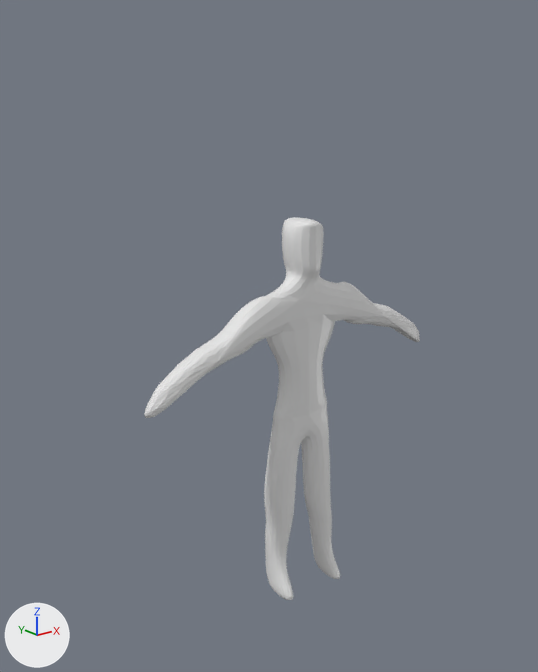
The Blender file src/Blender/detective.blend: old version first, new version second.
One viewpoint serves both versions: a camera (50 mm lens) standing at (-10.21, -11.62, 6.55) and looking at (-0.88, 0.04, 1.89). Lighting does not change. The marker at lower left points along +X, +Y and +Z.
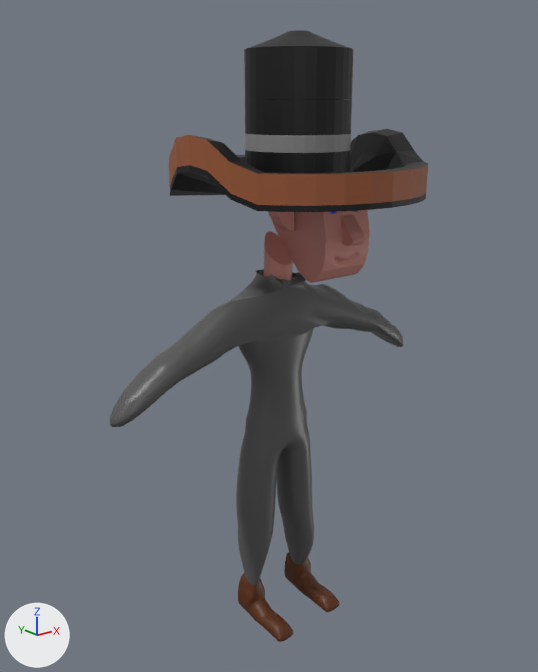
Commit message: detective qui marche + modele Cthulhu

Edits to the bpy script that builds the scene:
```text
Change mat_material:
    mat_material.base_color: (0.8, 0.8, 0.8) -> (0.0908, 0.0908, 0.0908)  # white #e7e7e7 -> dark grey #555555
Change me_cube:
    remove me_cube.from_pydata(...)  # 172 vertices, 139 faces; spans x -4.1..4.07, y -1.0..0.47, z -4.54..4.3
    add me_cube.from_pydata(...)  # 382 vertices, 320 faces; spans x -4.1..4.07, y -0.71..0.34, z -4.79..3.27
    me_cube part 1: a new loose piece of 108 vertices spanning x -0.91..-0.4, y -0.71..0.22, z -4.79..-3.72, in mat_material_010 (brown #582900)
    me_cube part 2: a new loose piece of 108 vertices spanning x 0.49..1.0, y -0.71..0.22, z -4.69..-3.73, in mat_material_009 (brown #582900)
    me_cube part 3
    16 vertices are removed from x -0.97..0.95, y -1.0..0.31, z -4.54..-3.73
    18 faces are deleted
    8 vertices are added at x -0.84..0.87, y -0.12..0.19, z -3.9..-3.83
    8 new faces join them, mat_material (dark grey #555555)
    me_cube part 4
    24 vertices are removed from x -0.48..0.47, y -0.44..0.47, z 3.04..4.3
    25 faces are deleted
    38 vertices move from x -3.25..3.25, y -0.28..0.31, z 1.48..2.83 to x -3.27..3.27, y -0.35..0.34, z 1.48..2.87
    26 vertices are added at x -0.42..0.53, y -0.29..0.31, z 3.09..3.27
    4 new faces join them, mat_material (dark grey #555555)
    me_cube part 5: 96 kept faces spanning x -4.1..4.07, y -0.35..0.34, z -3.34..2.87 are now shaded smooth
    add me_cube.materials.append(mat_material_010)  # brown #582900
    add me_cube.materials.append(mat_material_009)  # brown #582900
Change ob_cube:
    ob_cube.location: (0.0, 0.0, 0.0) -> (-0.72, -0.04, 0.03)
    ob_cube.scale: (1.0, 1.0, 1.0) -> (1.0, 1.68, 1.0)
Add ob_chapeau:
    ob_chapeau = bpy.data.objects.new('Chapeau', me_cylinder_005)  # 896 vertices, 833 faces; spans x -2.47..2.45, y -2.48..2.44, z -1.16..0.79; in mat_material_002 (black #000000), mat_material_003 (grey #8a8a8a), mat_material_004 (brown #975532)
    ob_chapeau.location = (-0.62, -0.5, 6.6)
    ob_chapeau.scale = (1.0, 1.0, 1.5)
Add ob_cou:
    ob_cou = bpy.data.objects.new('Cou', me_cylinder_003)  # 64 vertices, 34 faces; spans x -1.0..1.0, y -1.0..1.0, z -1.0..3.16; in mat_material_011 (pink #c7847a)
    ob_cou.location = (-0.72, -0.04, 3.1)
    ob_cou.scale = (0.3, 0.3, 0.3)
Add ob_tete:
    ob_tete = bpy.data.objects.new('tete', me_cube_002)  # 776 vertices, 708 faces; spans x 0.96..2.96, y -3.6..-1.49, z 4.01..6.13; in mat_material_005 (blue #1c45e7), mat_material_006 (pink #c7847a), mat_material_007 (pink #c7847a), mat_material_008 (pink #c7847a); modifiers SUBSURF
    ob_tete.location = (-2.49, -2.5, -0.88)
    ob_tete.rotation_euler = (0.0, 0.0, 1.571)  # degrees (0, 0, 90)
```

Where the change shows, as pixel boxes (x1, y1, x2, y2) in the pictures (538 x 672 px):
'Cube', recoloured, reshaped, moved, rescaled (grey to black, 6% wider): before (144, 217, 420, 600); after (110, 269, 403, 642)
'Chapeau', added: after (168, 30, 428, 212)
    faces in mat_material_002 (black #000000): (170, 30, 428, 212)
    faces in mat_material_004 (brown #975532): (168, 135, 428, 206)
    faces in mat_material_003 (grey #8a8a8a): (245, 133, 351, 153)
'tete', added: after (268, 210, 370, 283)
    faces in mat_material_006 (pink #c7847a): (272, 210, 370, 283)
    faces in mat_material_007 (pink #c7847a): (268, 211, 294, 231)
'Cou', added: after (263, 231, 293, 280)
part 1 of me_cube, added (brown): after (238, 573, 294, 642)
part 2 of me_cube, added (brown): after (284, 552, 340, 612)
part 3 of me_cube, cut back: before (265, 529, 340, 600); after (239, 537, 312, 587)
part 4 of me_cube, cut back: before (156, 217, 418, 408); after (122, 269, 403, 419)
part 5 of me_cube, shading changed: before (144, 321, 420, 544); after (110, 328, 403, 558)
